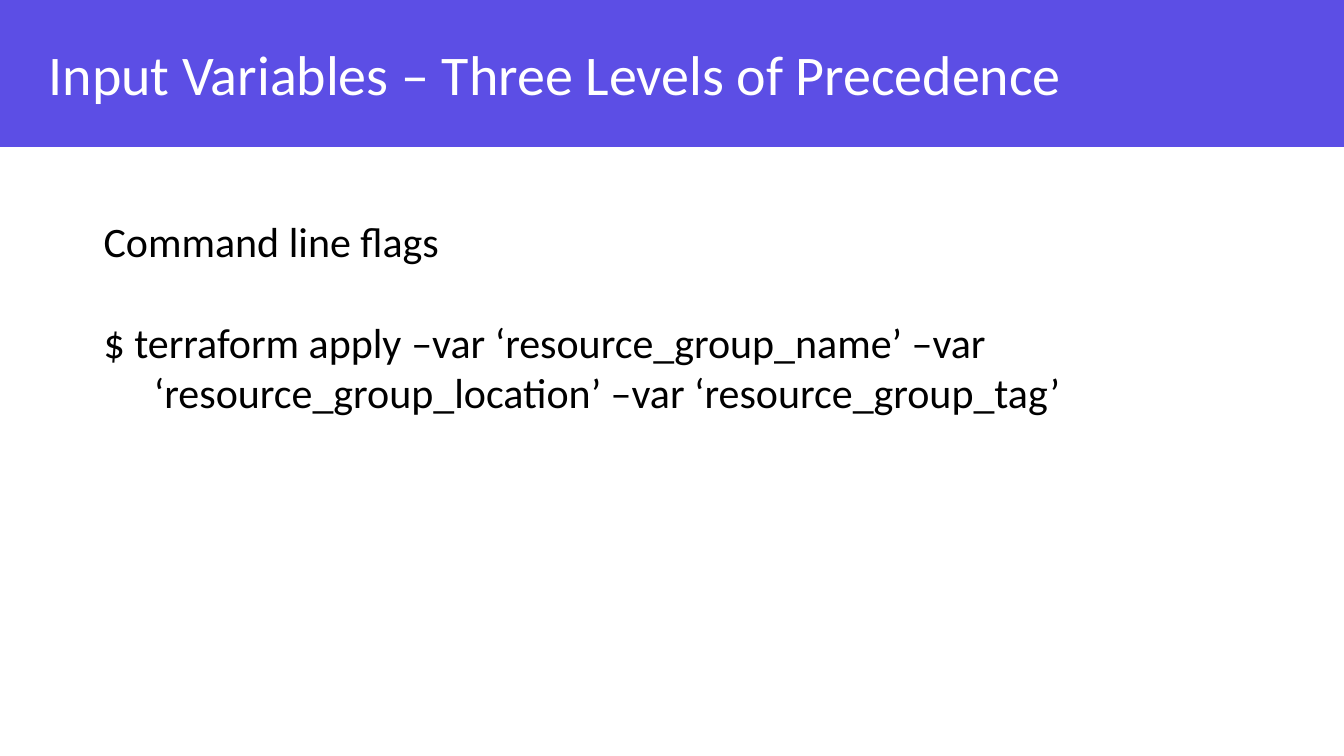
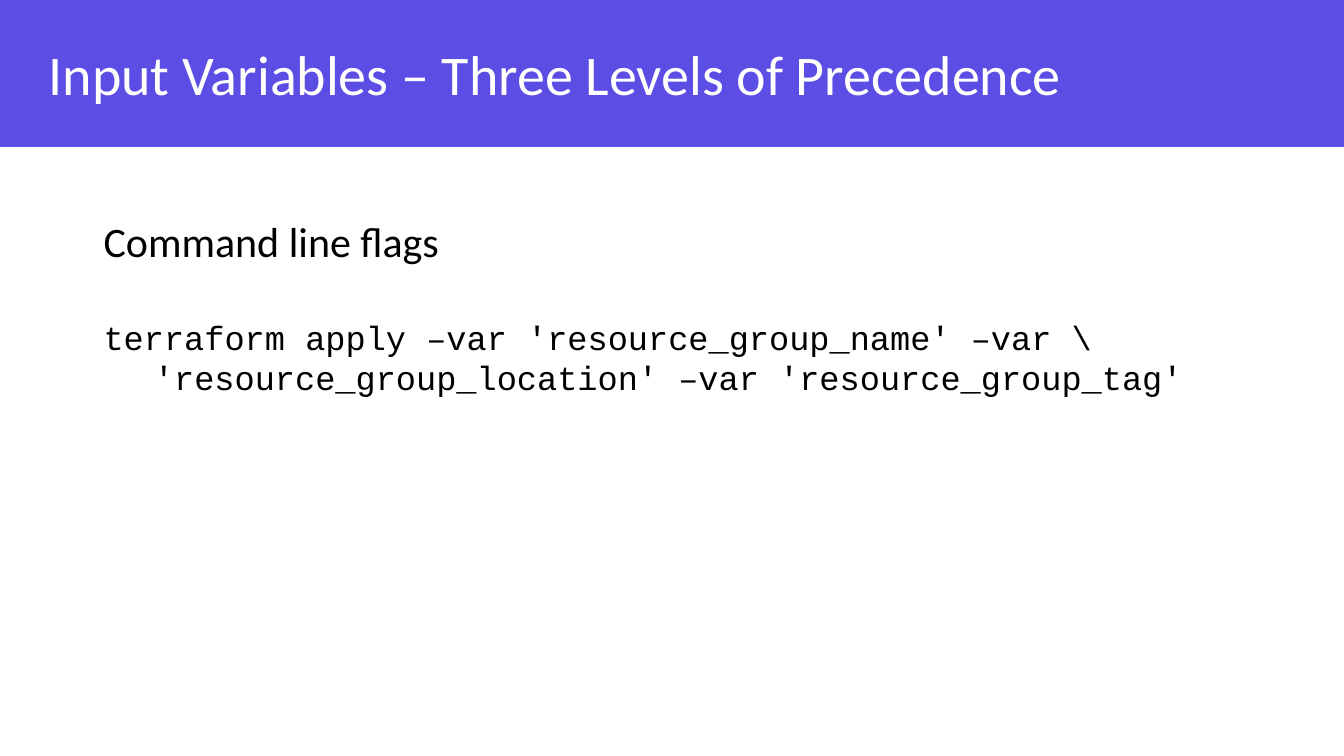
Before and after one commit to grove-mountain/azure-workshop-training, a slide deck: slide 35 of Slides/Azure and Terraform Workshop - Chapter 2.pptx. Drawn at 1344x756 pixels with LibreOffice and Linux fonts; fonts in the diff are those of the drawing; background and template pictures are left out. Boxes give left, top, right and bottom in pixels: in the first picture for what was removed or moved away, otherwise in the second. Text is boxed around its words. In the diff, an @@ line names an element or a change of style, - is before the commit and + after.

Commit message:
Major cleanup/test of entire slide deck.  Removed all references to AWS.  Updated all code examples with color, and Consolas font.  Added instructions on workstation setup.  The course can be taught using VSC with terraform plugins.

```diff
--- a/Slides/Azure and Terraform Workshop - Chapter 2.pptx
+++ b/Slides/Azure and Terraform Workshop - Chapter 2.pptx
@@ text at (104,325,1182,397): text changed; size 30 to 24 pt; font Calibri to Courier New @@
-$ terraform apply –var ‘resource_group_name’ –var ‘resource_group_location’ –var ‘resource_group_tag’
+terraform apply –var 'resource_group_name' –var \ 'resource_group_location' –var 'resource_group_tag'
```
Also in this commit, not shown: 33 other slides changed, 2 slides removed, 2 other files.
